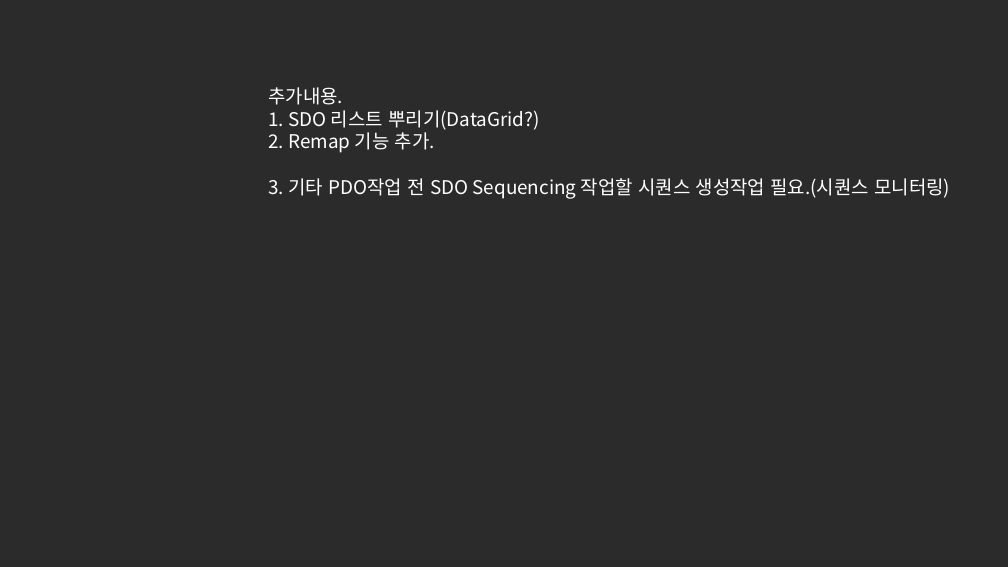
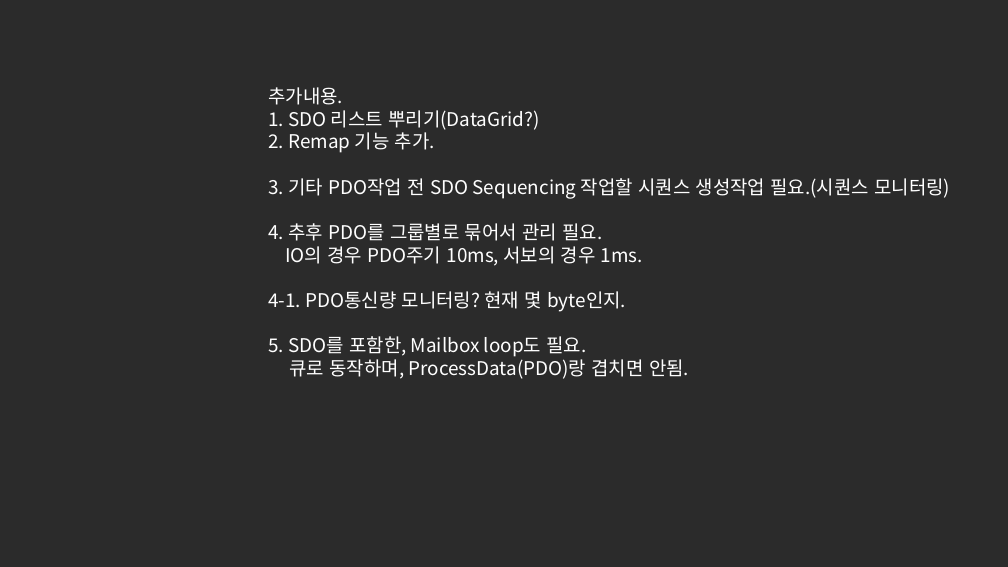
Before and after one commit to prussicblack/EC-Communication-Tester, a slide deck: slide 1 of 작업추가내용.pptx. Drawn at 1008x567 pixels with LibreOffice and Linux fonts; fonts in the diff are those of the drawing; background and template pictures are left out; a plain dark background stands for a picture behind light text. Boxes give left, top, right and bottom in pixels: in the first picture for what was removed or moved away, otherwise in the second. Text is boxed around its words. In the diff, an @@ line names an element or a change of style, - is before the commit and + after.

```diff
--- a/작업추가내용.pptx
+++ b/작업추가내용.pptx
@@ text at (268, 223, 689, 379): paragraphs added @@
+4. 추후 PDO를 그룹별로 묶어서 관리 필요.
+IO의 경우 PDO주기 10ms, 서보의 경우 1ms.
+4-1. PDO통신량 모니터링? 현재 몇 byte인지.
+5. SDO를 포함한, Mailbox loop도 필요.
+큐로 동작하며, ProcessData(PDO)랑 겹치면 안됨.
```
Also in this commit, not shown: 1 other file.
